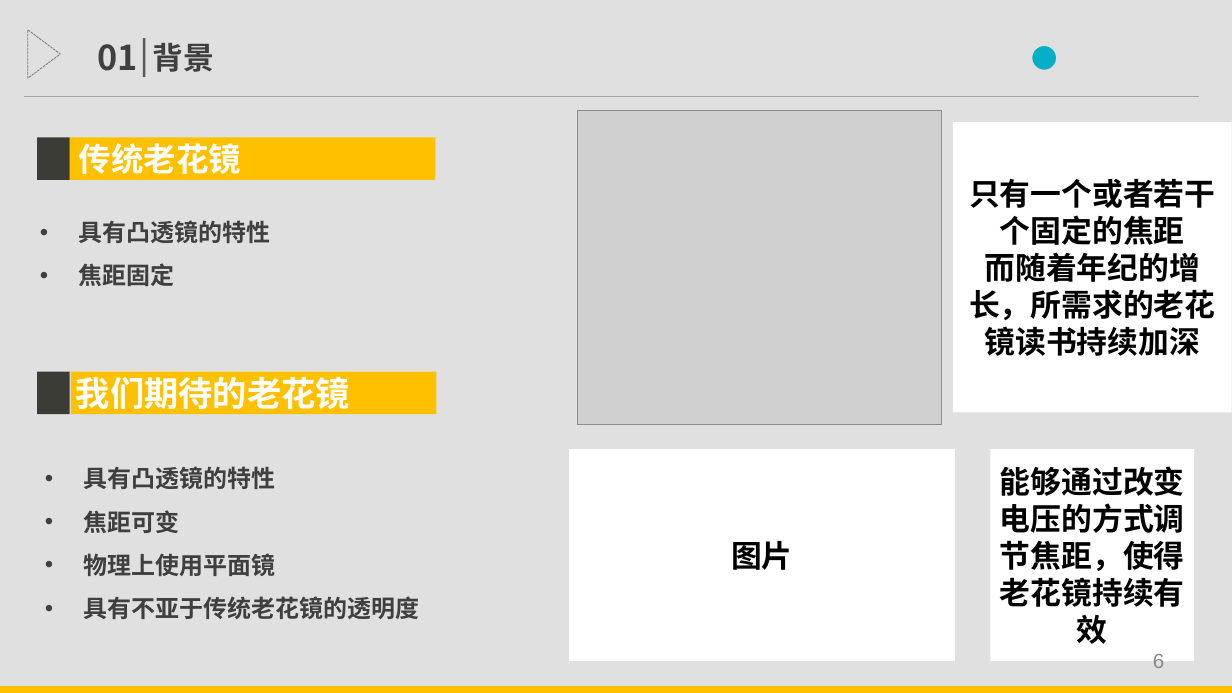
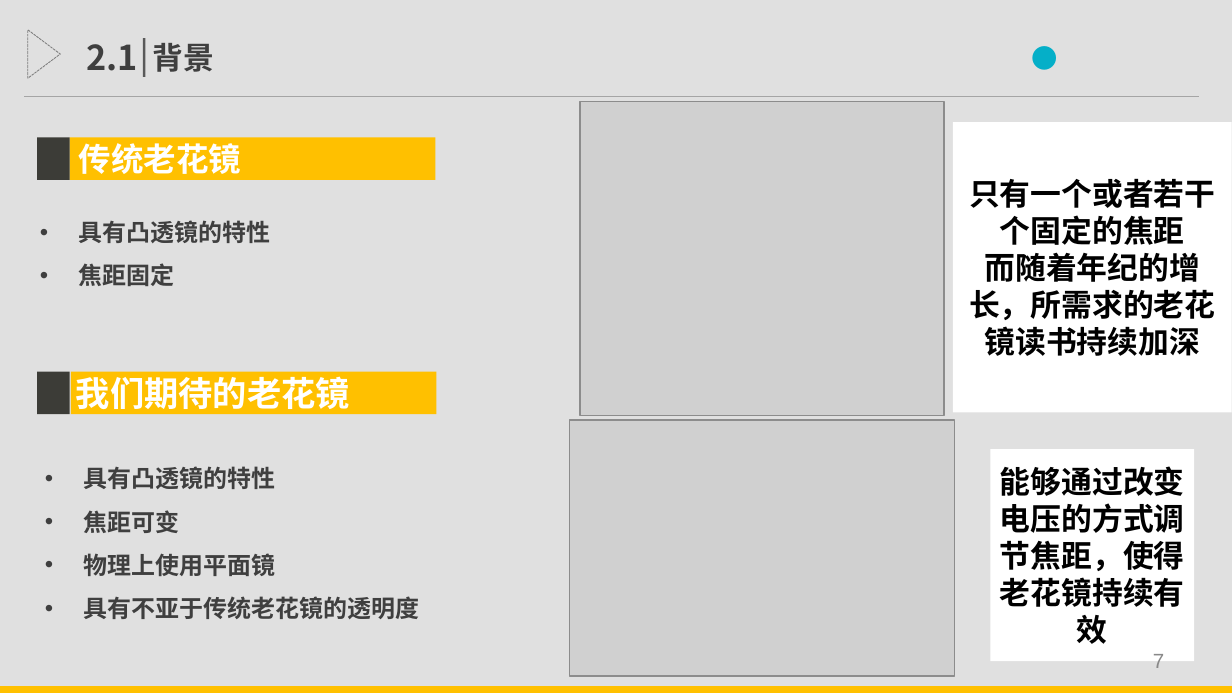
Before and after one commit to Linyu1Bai/ThuEE, a slide deck: slide 7 of Graduation/开题报告.pptx (slide 6 before the commit). Drawn at 1232x693 pixels with LibreOffice and Linux fonts; fonts in the diff are those of the drawing; grey boxes stand for pictures. Boxes give left, top, right and bottom in pixels: in the first picture for what was removed or moved away, otherwise in the second. Text is boxed around its words. In the diff, an @@ line names an element or a change of style, - is before the commit and + after.

```diff
--- a/Graduation/开题报告.pptx
+++ b/Graduation/开题报告.pptx
@@ text at bbox=[86, 44, 138, 71]: text changed @@
-01
+2.1
@@ picture: place and size @@
-picture at bbox=[578, 111, 941, 425]
+picture at bbox=[580, 101, 944, 415]
@@ picture added at bbox=[569, 420, 955, 676] @@
@@ rectangle removed at bbox=[569, 450, 955, 662] @@
@@ text removed at bbox=[731, 541, 793, 570] @@
-图片
@@ page number at bbox=[1153, 654, 1164, 668]: text changed @@
-6
+7
```
Also in this commit, not shown: 9 other slides changed, 2 slides added.
